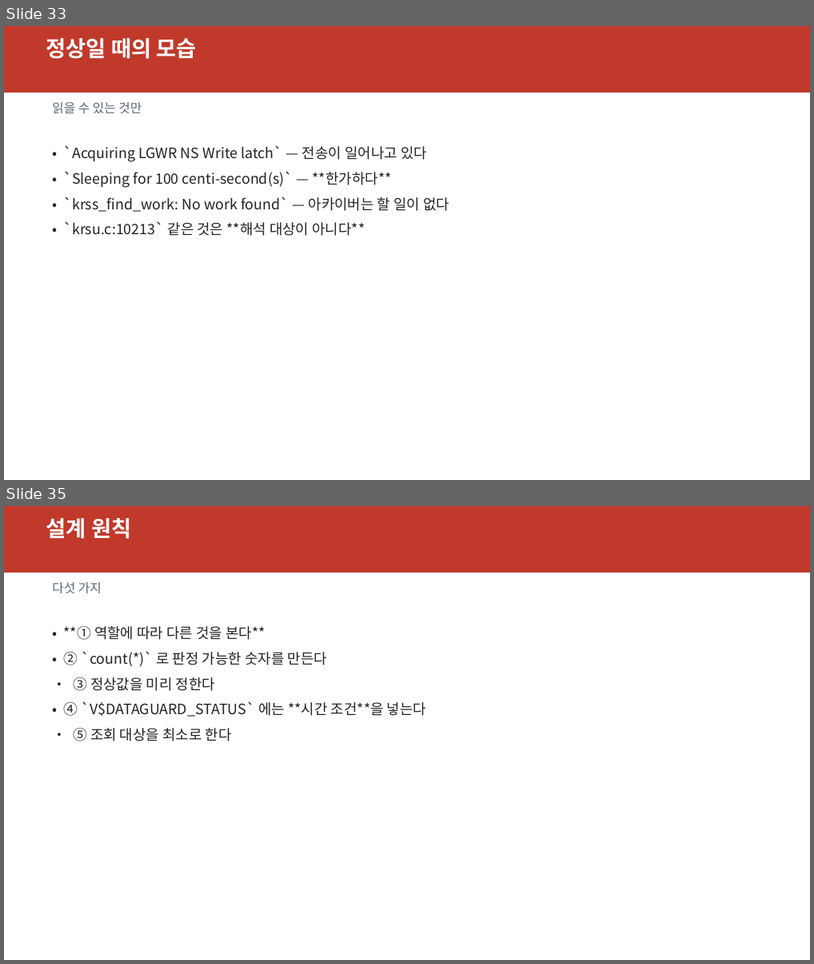
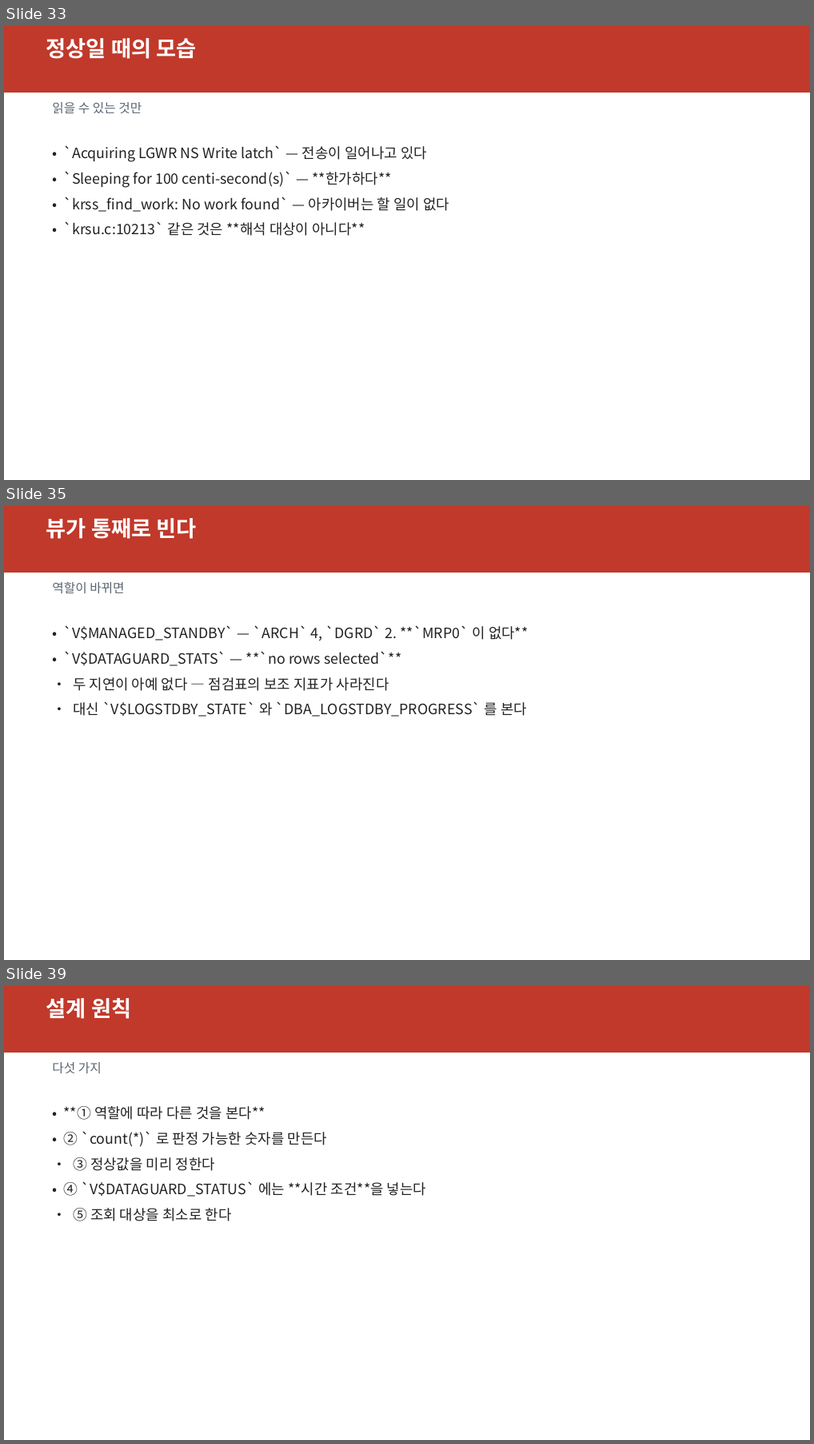
Before and after one commit to elpisk/OracleManual, a slide deck: ADG/15장/15장_V뷰기반모니터링과문제해결.pptx. Shown one above the other, each under a label of ours: slides 33 and 35 before the commit, slides 33, 35 and 39 after it; the slides between them are not shown. The pictures are 814x964 and 814x1444 pixels, drawn with LibreOffice and Linux fonts; fonts in the diff are those of the drawing. Boxes give left, top, right and bottom in pixels: in the first picture for what was removed or moved away, otherwise in the second. Text is boxed around its words. In the diff, an @@ line names an element or a change of style, - is before the commit and + after.

```diff
--- a/ADG/15장/15장_V뷰기반모니터링과문제해결.pptx
+++ b/ADG/15장/15장_V뷰기반모니터링과문제해결.pptx
@@ slide 35 added at [4,506,810,960], background #FFFFFF @@
@@ rectangle added at [4,506,810,572], fill #C0392B @@
@@ text added at [46,518,197,539], 26 pt, text #FFFFFF, bold @@
+뷰가 통째로 빈다
@@ text added at [52,582,124,593], 15 pt, text #5A6672 @@
+역할이 바뀌면
@@ text added at [63,625,529,716], 17 pt, text #222222 @@
+• `V$MANAGED_STANDBY` — `ARCH` 4, `DGRD` 2. **`MRP0` 이 없다**
+• `V$DATAGUARD_STATS` — **`no rows selected`**
+• 두 지연이 아예 없다 — 점검표의 보조 지표가 사라진다
+• 대신 `V$LOGSTDBY_STATE` 와 `DBA_LOGSTDBY_PROGRESS` 를 본다
@@ what was slide 35 is now slide 39 @@
```
Also in this commit, not shown: 4 slides changed, 3 other slides added, 7 other files.
